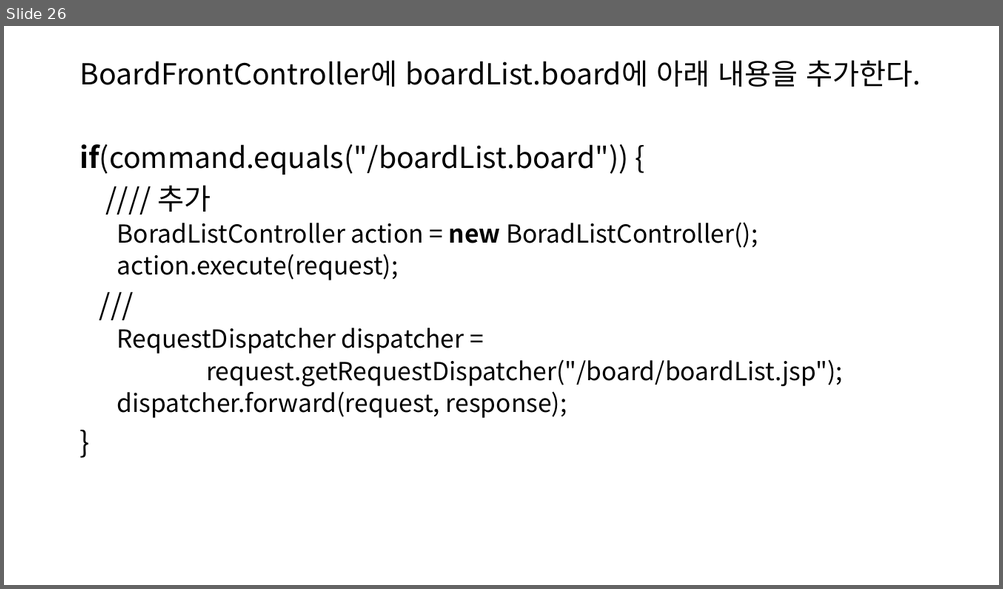
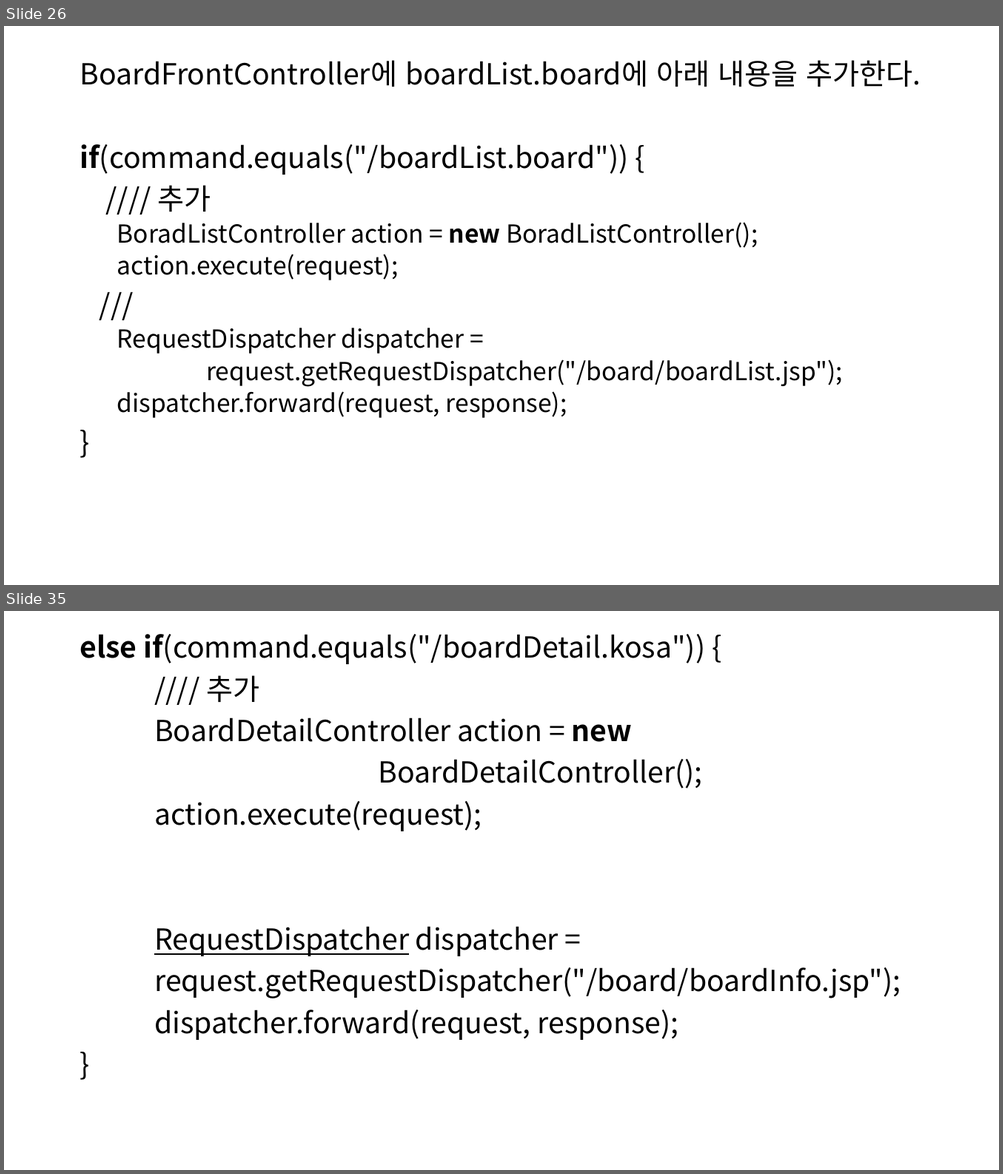
Before and after one commit to SoongMoo/hkblockchain220914, a slide deck: WEB/JSP/board.pptx. Shown one above the other, each under a label of ours: slide 26 before the commit, slides 26 and 35 after it; the slides between them are not shown. The pictures are 1003x589 and 1003x1174 pixels, drawn with LibreOffice and Linux fonts; fonts in the diff are those of the drawing. Boxes give left, top, right and bottom in pixels: in the first picture for what was removed or moved away, otherwise in the second. Text is boxed around its words. In the diff, an @@ line names an element or a change of style, - is before the commit and + after.

```diff
--- a/WEB/JSP/board.pptx
+++ b/WEB/JSP/board.pptx
@@ slide 35 added at [4, 611, 999, 1170], background #FFFFFF @@
@@ text added at [79, 634, 900, 1040], 28 pt, text #000000 @@
+else if(command.equals("/boardDetail.kosa")) {
+//// 추가
+BoardDetailController action = new
+BoardDetailController();
+action.execute(request);
+RequestDispatcher dispatcher =
+request.getRequestDispatcher("/board/boardInfo.jsp");
+dispatcher.forward(request, response);
+}
```
Also in this commit, not shown: 1 slide changed, 19 other slides added.
